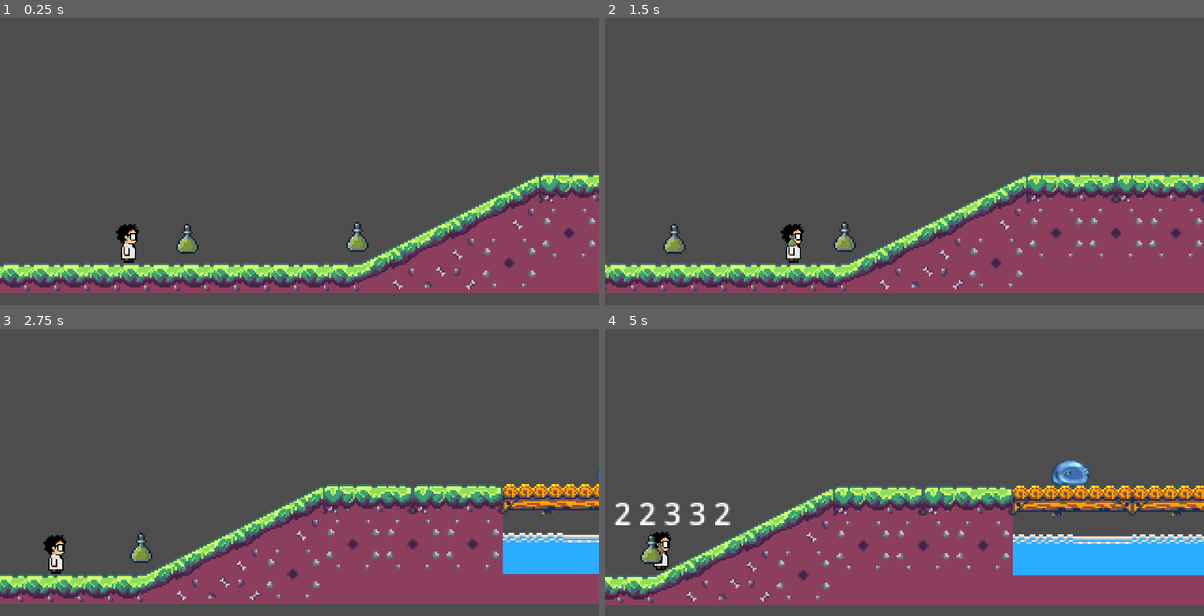
Above: before the commit, frames 1-4 (two rows, left to right).
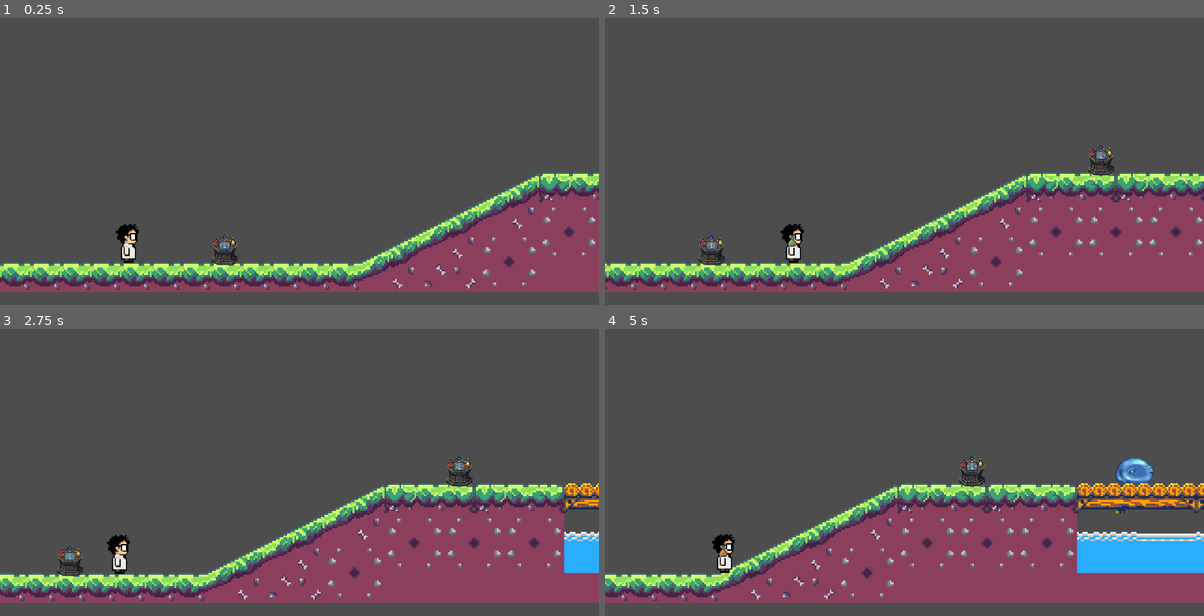
Above: after the commit, the same moments.

Repository: NicolasSierra14/Trabajo-final-programacion-ii
Game: Godot game, scene res://Escenas/Niveles/nivel_1.tscn
Two runs of this game, one before a commit and one after it. Both use one fixed random seed, a clock stepped at 60 frames per second and the inputs below.
Inputs (mouse positions are in pixels of both pictures, inside the frame that each line leads up to):
- Up to frame 1 (0.25 s): no input
- Up to frame 2 (1.5 s): tap Enter at 0.5 s; move the mouse to (1036, 129) at 0.52 s; hold D (Derecha) from 0.53 s (still down); tap 3 (Amarillo) at 0.6 s; tap Space (Saltar) at 0.77 s; move the mouse to (784, 164) at 1.27 s; tap 2 (Azul) at 1.35 s
- Up to frame 3 (2.75 s): tap Space (Saltar) at 1.52 s; move the mouse to (359, 383) at 2.02 s; release D (Derecha) at 2.03 s; hold A (Izquierda) from 2.03 s (still down); click (359, 383) at 2.1 s
- Up to frame 4 (5 s): move the mouse to (874, 524) at 2.77 s; release A (Izquierda) at 2.78 s; hold D (Derecha) 2.78-4.28 s; tap 1 (Rojo) at 2.85 s; tap Space (Saltar) at 3.02, 3.77, 4.52 s; move the mouse to (1084, 509) at 3.52 s; tap 3 (Amarillo) at 3.6 s; move the mouse to (724, 406) at 4.27 s; hold A (Izquierda) from 4.28 s (still down); tap 2 (Azul) at 4.35 s

The runs differ from the first frame. In frame 1, 4.9% of the frame differs, in the area x 0-100%, y 53-96%; in frame 2, 5.3%; in frame 3, 15%; in frame 4, 18%, in the area x 0-100%, y 44-97%.

Commit message:
Zona Alquimica con secuencia de colores.

Diff:
--- a/Componentes/Player/player.gd
+++ b/Componentes/Player/player.gd
@@ -15,6 +15,8 @@
 ## Booleano que bloquea o autoriza el lanzamiento de una nueva poción según el cooldown_player.
 var puede_lanzar : bool = true
 
+var puede_mezclar : bool = true
+
 ## Carga una instancia de pocion.
 var escena_pocion = preload("res://Componentes/Pocion y disparos/pocion.tscn")
 
@@ -30,7 +32,8 @@
 		velocity.y = -400.0 # Impulso inicial hacia arriba
 	super._physics_process(delta)
 
-	gestionar_colores()
+	if puede_mezclar:
+		gestionar_colores()
 
 	if Input.is_action_just_pressed("Lanzar"):
 		lanzar_pocion()
--- a/Componentes/Player/player.tscn
+++ b/Componentes/Player/player.tscn
@@ -14,10 +14,12 @@
 "speed": 5.0
 }]
 
-[sub_resource type="RectangleShape2D" id="RectangleShape2D_i8vih"]
-size = Vector2(12.146008, 20.704853)
+[sub_resource type="CapsuleShape2D" id="CapsuleShape2D_0iptp"]
+radius = 5.254881
+height = 19.697933
 
 [node name="Player" type="CharacterBody2D" unique_id=1296100437 node_paths=PackedStringArray("cooldown_player")]
+z_index = 2
 scale = Vector2(15.89, 15.89)
 collision_layer = 8
 collision_mask = 5
@@ -34,7 +36,7 @@
 [node name="CollisionShape2D" type="CollisionShape2D" parent="." unique_id=2144514555]
 position = Vector2(0.031466015, 1.5418509)
 scale = Vector2(0.9999994, 0.9999994)
-shape = SubResource("RectangleShape2D_i8vih")
+shape = SubResource("CapsuleShape2D_0iptp")
 
 [node name="Cooldown_player" type="Timer" parent="." unique_id=1863495662]
 one_shot = true
--- a/Escenas/Niveles/nivel_1.tscn
+++ b/Escenas/Niveles/nivel_1.tscn
@@ -27,13 +27,13 @@
 5:0/0 = 0
 5:0/0/physics_layer_0/polygon_0/points = PackedVector2Array(-8, -8, 8, -8, 8, 8, -8, 8)
 6:0/0 = 0
-6:0/0/physics_layer_0/polygon_0/points = PackedVector2Array(-8, -6.0440197, 8, 2.70261, 8, 8, -8, 8)
+6:0/0/physics_layer_0/polygon_0/points = PackedVector2Array(-8, -8, 8, 0, 8, 8, -8, 8)
 7:0/0 = 0
-7:0/0/physics_layer_0/polygon_0/points = PackedVector2Array(-8, 1.9163961, 4.7664223, 8, 0.63879967, 8, -8, 8)
+7:0/0/physics_layer_0/polygon_0/points = PackedVector2Array(-8, 1.9163961, 4, 8, 0.63879967, 8, -8, 8)
 8:0/0 = 0
-8:0/0/physics_layer_0/polygon_0/points = PackedVector2Array(8, 2.4077797, 8, 8, 0.63879967, 8, -3.9802074, 8, 3.4888248, 4.471592)
+8:0/0/physics_layer_0/polygon_0/points = PackedVector2Array(8, 0, 8, 8, -4, 8)
 9:0/0 = 0
-9:0/0/physics_layer_0/polygon_0/points = PackedVector2Array(8, -5.2578053, 8, 8, -8, 8, -8, 2.4077797, 0.5405216, -1.4250126)
+9:0/0/physics_layer_0/polygon_0/points = PackedVector2Array(8, -5.2578053, 8, 8, -8, 8, -8, 2.4077797)
 10:0/0 = 0
 10:0/0/physics_layer_0/polygon_0/points = PackedVector2Array(-1.81812, 0.5405226, 8, 8, -8, 8, -8, 2.4077797, -8, -5.257805)
 11:0/0 = 0
@@ -97,6 +97,7 @@
 scenes/1/scene = ExtResource("3_1kjm8")
 scenes/2/scene = ExtResource("4_mdyhy")
 scenes/3/scene = ExtResource("5_5lb5d")
+scenes/4/scene = ExtResource("11_qs8lh")
 
 [sub_resource type="TileSetAtlasSource" id="TileSetAtlasSource_5lb5d"]
 texture = ExtResource("6_1kjm8")
@@ -313,16 +314,10 @@
 zoom = Vector2(6, 6)
 drag_horizontal_enabled = true
 drag_vertical_enabled = true
-drag_left_margin = 0.67
+drag_left_margin = 0.03
 drag_top_margin = 1.0
 editor_draw_drag_margin = true
 
 [node name="TileMapLayer" type="TileMapLayer" parent="." unique_id=919829037]
-tile_map_data = PackedByteArray("AADj/yAAAAABAAAAAADk/yAAAAA …(11375 unchanged characters)… AEAAQAAAAoAB4AAQAAAAAAAgA6AB4AAQAAAAAAAgA=")
+tile_map_data = PackedByteArray("AADj/yAAAAABAAAAAADk/yAAAAA …(11375 unchanged characters)… AEAAQAAAAoAB4AAQAAAAAAAgA6AB4AAQAAAAAAAgDq/x8AAQAAAAAABAD3/xwAAQAAAAAABAA=")
 tile_set = SubResource("TileSet_lswwr")
-
-[node name="ZonaAlquimica" parent="." unique_id=189603104 instance=ExtResource("11_qs8lh")]
-position = Vector2(-364, 499)
-
-[node name="ZonaAlquimica2" parent="." unique_id=1989425628 instance=ExtResource("11_qs8lh")]
-position = Vector2(-273, 498)
--- a/Escenas/Zona Alquimica/zona_alquimica.gd
+++ b/Escenas/Zona Alquimica/zona_alquimica.gd
@@ -1,12 +1,13 @@
 extends Area2D
 class_name ZonaAlquimica
 
-@export var label_combinacion : Label
+@export var label_combinacion : RichTextLabel
 
 var secuencia_objetivo : Array[int] = []
 var secuencia_ingresada : Array[int] = []
 var jugador_adentro : bool = false
 var completada : bool = false
+var jugador : Player
 
 func _ready():
 	if not body_entered.is_connected(_on_body_entered):
@@ -32,23 +33,30 @@
 	var texto_restante : String = ""
 	var desde_indice = secuencia_ingresada.size()
 
+
+
 	# Recorre desde el dígito que toca presionar hasta el final
 	for i in range(desde_indice, secuencia_objetivo.size()):
-		texto_restante += str(secuencia_objetivo[i]) + " "
+		match secuencia_objetivo[i]:
+			1:
+				texto_restante += "[img=20]res://Componentes/Sprites/Pociones/tile_7_0.png[/img] "
+			2:
+				texto_restante += "[img=20]res://Componentes/Sprites/Pociones/tile_7_0.png[/img] "
+
 
 	label_combinacion.text = texto_restante
-
 
 func _on_body_entered(body):
 	print("Objeto entró al área: ", body.name)
 	# Verificamos si entra el jugador y la zona no fue completada
 	if body is Player and not completada:
+		jugador = body
 		jugador_adentro = true
 		secuencia_ingresada.clear()
 		actualizar_interfaz()
 		if label_combinacion:
 			label_combinacion.visible = true
-
+		body.puede_mezclar = false
 
 func _on_body_exited(body):# Si sale el jugador y la zona aún no se completó, se oculta y resetea
 	if (body is Player or body.is_in_group("Player")) and not completada:
@@ -56,8 +64,9 @@
 		secuencia_ingresada.clear()
 		if label_combinacion:
 			label_combinacion.visible = false
+		body.puede_mezclar = true
 
-func _unhandled_input(event):
+func _input(event):
 	if not jugador_adentro or completada:
 		return
 
@@ -93,6 +102,7 @@
 
 func completar_zona():
 	completada = true
+	jugador.puede_mezclar = true
 	print("¡Zona completada!")
 
 	if label_combinacion:
--- a/Escenas/Zona Alquimica/zona_alquimica.tscn
+++ b/Escenas/Zona Alquimica/zona_alquimica.tscn
@@ -1,7 +1,7 @@
 [gd_scene format=3 uid="uid://bpw5rx5sra76p"]
 
 [ext_resource type="Script" uid="uid://buh717gwsyaa3" path="res://Escenas/Zona Alquimica/zona_alquimica.gd" id="1_1jgua"]
-[ext_resource type="Texture2D" uid="uid://8ribcobhjgqy" path="res://Componentes/Sprites/Pociones/tile_8_9.png" id="2_88lcd"]
+[ext_resource type="Texture2D" uid="uid://plw7d1fjp20k" path="res://Componentes/Sprites/Zona Alquimia/Zona Pociones.png" id="2_88lcd"]
 
 [sub_resource type="SpriteFrames" id="SpriteFrames_sl11k"]
 animations = [{
@@ -15,26 +15,30 @@
 }]
 
 [sub_resource type="CircleShape2D" id="CircleShape2D_1jgua"]
-
-[sub_resource type="LabelSettings" id="LabelSettings_88lcd"]
+radius = 11.15
 
 [node name="ZonaAlquimica" type="Area2D" unique_id=189603104 node_paths=PackedStringArray("label_combinacion")]
+z_index = 1
+collision_layer = 8
 collision_mask = 8
 script = ExtResource("1_1jgua")
 label_combinacion = NodePath("Label_Zona")
 
 [node name="AnimatedSprite2D" type="AnimatedSprite2D" parent="." unique_id=1300884655]
+light_mask = 17
+scale = Vector2(0.08, 0.08)
 sprite_frames = SubResource("SpriteFrames_sl11k")
 
 [node name="CollisionShape2D" type="CollisionShape2D" parent="." unique_id=204354827]
 shape = SubResource("CircleShape2D_1jgua")
 debug_color = Color(0.19930133, 0.54856175, 0, 0.41960785)
 
-[node name="Label_Zona" type="Label" parent="." unique_id=1946253133]
+[node name="Label_Zona" type="RichTextLabel" parent="." unique_id=837027761]
 z_index = 20
 offset_left = -20.0
 offset_top = -31.0
-offset_right = 20.0
-offset_bottom = -8.0
-text = "a"
-label_settings = SubResource("LabelSettings_88lcd")
+offset_right = 231.0
+offset_bottom = 62.0
+bbcode_enabled = true
+text = "[color=red]O[/color]"
+fit_content = true
Binary file added: Componentes/Sprites/Zona Alquimia/Zona Pociones.png
Not shown, added: Componentes/Sprites/Zona Alquimia/Zona Pociones.png.import
